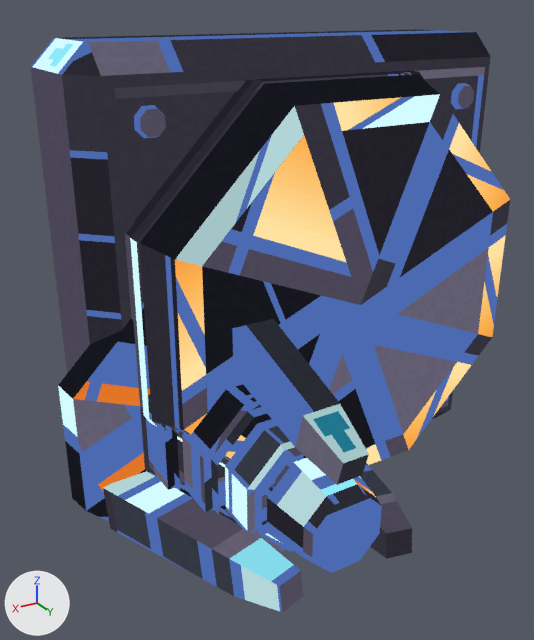
Two versions of the glTF model art/out/marlit_laser_drill.glb, one commit apart.
Camera for both pictures: a 50 mm camera at (1.25, 2.58, 1.62) aimed at (-0.21, 0.15, 0.41). The lights are fixed; the arrows at lower left show +X, +Y and +Z. The picture after the commit comes second. Vertices at exactly the same position are counted once.

The first picture shows 'marlit_laser_drill_body', 'marlit_laser_drill_head'.
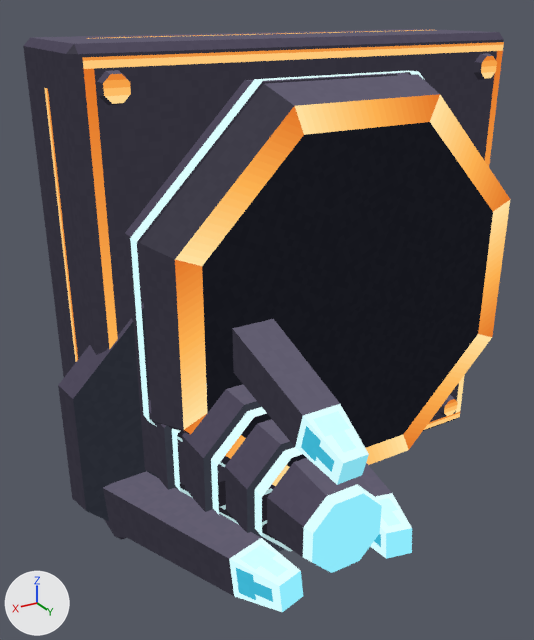
Commit message: Marlit cutters: no plain rim round the mount

Where the change shows, as pixel boxes [x1, y1, x2, y2] in the pictures (534 x 640 px; the box of a moved part takes in the faces that stretch with it):
'marlit_laser_drill_body', reshaped (11% taller)
    before: [31, 29, 510, 489]
    after: [23, 29, 510, 539]
part 1 of me_marlit_laser_drill_body, moved or reshaped
    before: [115, 67, 485, 483]
    after: [83, 42, 504, 430]
part 2 of me_marlit_laser_drill_body, moved or reshaped (not visible before)
    after: [438, 395, 458, 416]
part 3 of me_marlit_laser_drill_body, moved or reshaped (not visible afterwards)
    before: [179, 467, 184, 485]
part 4 of me_marlit_laser_drill_body, moved or reshaped
    before: [451, 83, 474, 109]
    after: [474, 53, 497, 80]
part 5 of me_marlit_laser_drill_body, moved or reshaped
    before: [134, 105, 166, 138]
    after: [97, 70, 131, 105]
part 6 of me_marlit_laser_drill_body, rebuilt (12% taller)
    before: [31, 29, 490, 485]
    after: [23, 29, 504, 539]
part 7 of me_marlit_laser_drill_body, added
    after: [45, 30, 423, 362]
part 8 of me_marlit_laser_drill_body, surface changed
    both: [125, 71, 510, 489]
part 9 of me_marlit_laser_drill_head, surface changed
    both: [58, 300, 412, 612]

The change, as a diff of the scene's bpy script:
```diff
--- a/art/out/marlit_laser_drill.glb.py
+++ b/art/out/marlit_laser_drill.glb.py
@@ me_marlit_laser_drill_body @@
 # used by ob_marlit_laser_drill_body; location = (0.0, 0.0, 0.0)
 # verts and faces of me_marlit_laser_drill_body; kept vertices keep their numbers, new ones are numbered from 165
-me_marlit_laser_drill_body.from_pydata(...)  # 165 vertices, 212 faces; spans x -1.5..0.5, y -0.5..0.4, z -0.5..1.5
+me_marlit_laser_drill_body.from_pydata(...)  # 181 vertices, 220 faces; spans x -1.5..0.5, y -0.5..0.4, z -0.5..1.5
+# me_marlit_laser_drill_body part 1: the loose piece of 12 vertices spanning x -1.36..0.36, y 0.11, z -0.36..1.36 is scaled about its middle by (1.12, 1, 1.12)
+# me_marlit_laser_drill_body part 2: the loose piece of 16 vertices spanning x -1.29..-1.18, y 0.1..0.14, z -0.29..-0.19 is moved by (-0.12, 0.0, -0.12)
+# me_marlit_laser_drill_body part 3: the loose piece of 16 vertices spanning x 0.19..0.29, y 0.1..0.14, z -0.29..-0.19 is moved by (0.12, 0.0, -0.12)
+# me_marlit_laser_drill_body part 4: the loose piece of 16 vertices spanning x -1.29..-1.18, y 0.1..0.14, z 1.18..1.29 is moved by (-0.12, 0.0, 0.12)
+# me_marlit_laser_drill_body part 5: the loose piece of 16 vertices spanning x 0.19..0.29, y 0.1..0.14, z 1.18..1.29 is moved by (0.12, 0.0, 0.12)
+# me_marlit_laser_drill_body part 6: the loose piece of 24 vertices spanning x -1.5..0.5, y -0.5..0.1, z -0.5..1.5 is rebuilt with 24 vertices and now spans x -1.5..0.5, y -0.5..0.1, z -0.5..1.5
+# me_marlit_laser_drill_body part 7
+verts[165] = (-1.5, -0.22, -0.34)
+verts[166] = (-1.5, -0.22, 1.34)
+verts[167] = (0.5, -0.22, 1.34)  # pixel (44, 87)
+verts[168] = (0.5, -0.22, -0.34)
+verts[169] = (0.34, -0.22, -0.5)
+verts[170] = (-1.34, -0.22, -0.5)
+verts[171] = (-1.34, -0.22, 1.5)  # pixel (432, 29)
+verts[172] = (0.34, -0.22, 1.5)  # pixel (84, 38)
+for new, old in zip([*range(173, 181)], [*range(165, 173)]): verts[new] = verts[old] + (0.0, 0.04, 0.0)
+faces += [(165, 166, 174), (165, 174, 173), (167, 176, 175), (167, 168, 176), (169, 178, 177), (169, 170, 178)]
+faces += [(171, 172, 180), (171, 180, 179)]
+# me_marlit_laser_drill_body part 8: 72 kept faces spanning x -1.37..0.37, y 0.1..0.4, z -0.37..1.37 get new texture (UV) coordinates
 me_marlit_laser_drill_body.materials.append(mat_marlit_laser_drill)
@@ me_marlit_laser_drill_head @@
 me_marlit_laser_drill_head.from_pydata(...)  # 180 vertices, 274 faces; spans x -0.64..0.64, y 0.0..1.049, z -0.64..0.64
 # used by ob_marlit_laser_drill_head; location = (0.0, 0.0, 0.0)
+# me_marlit_laser_drill_head part 9: texture (UV) coordinates of 274 of 274 faces, centred in x -0.633..0.633, y 0.0..1.036, z -0.633..0.633, changed; they spanned u 0.0..0.99, v 0.62..1.0 and now span u 0.0..1.0, v 0.64..1.0
 me_marlit_laser_drill_head.materials.append(mat_marlit_laser_drill)
```
